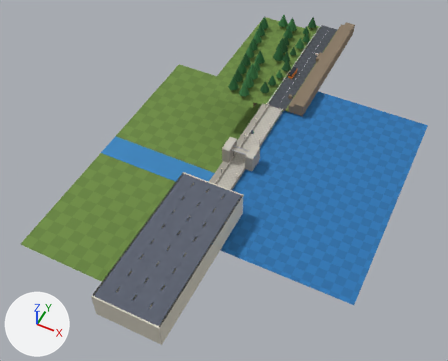
A saved change to the glTF model public/assets/stages/stage3.glb.
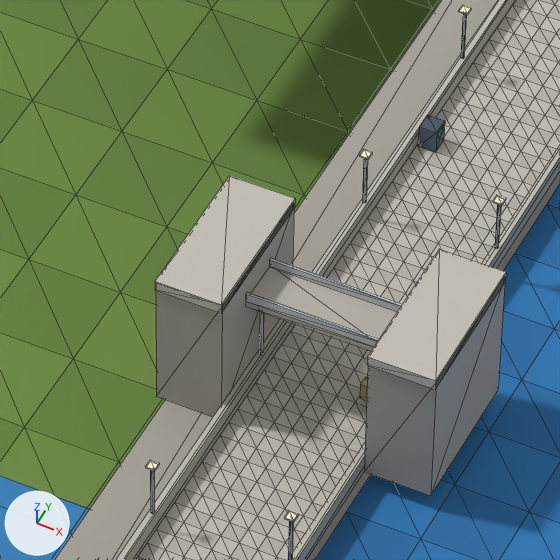
There are two pictures of each version: one whole from a camera (50 mm lens) standing at (80.3, -279.8, 204.2) and looking at (-8.1, -102.8, -17.0), one close up on the part from 46% to 59% of the width and 32% to 49% of the height. Every picture has the same lights, and +X, +Y and +Z are marked at lower left. The first two pictures are the older version. The close-ups show mesh edges as thin lines. Vertices at exactly the same position are counted once.

Objects in the first close-up: 'Dam' and 1 more.
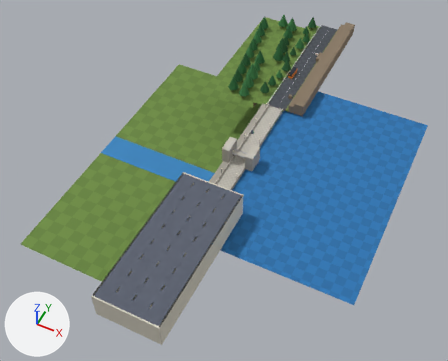
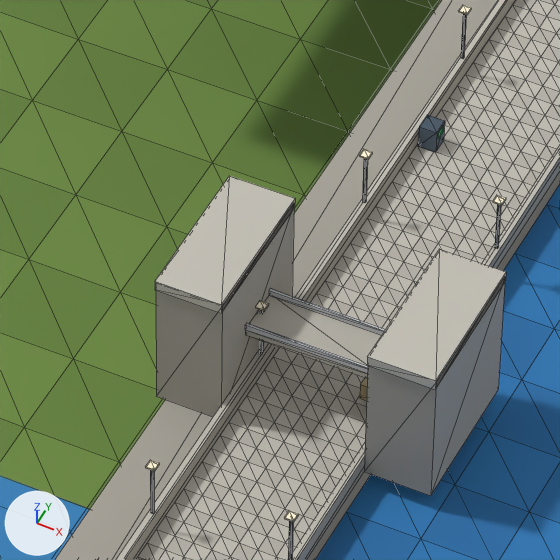
Where the change shows, as pixel boxes (x1, y1, x2, y2) in the close-ups (560 x 560 px; the box of a moved part takes in the faces that stretch with it):
part 1 of me_dam, moved or reshaped
    before: (246, 258, 402, 351)
    after: (245, 289, 385, 379)

The change, as a list of edits to the scene's bpy script:
```text
Change me_dam:
    where me_dam.from_pydata(...)  # 1695 vertices, 2906 faces; spans x -80.0..70.0, y -170.0..-20.0, z -30.0..8.0
    used by ob_dam; location = (0.0, 0.0, 0.0)
    me_dam part 1: the loose piece of 20 vertices spanning x -4.0..4.0, y -103.0..-101.0, z 6.0 is moved by (0.0, 0.0, -2.0)
```
